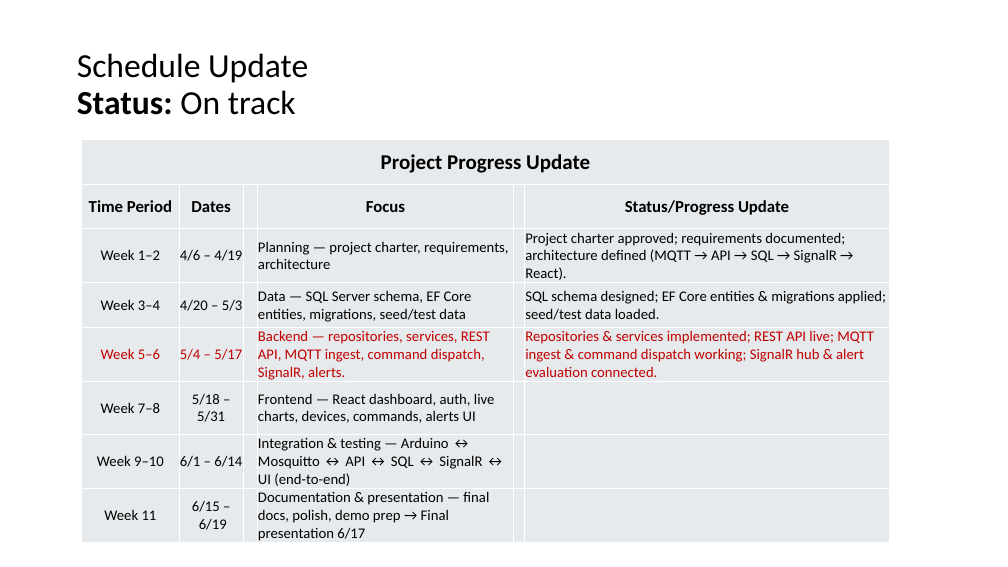
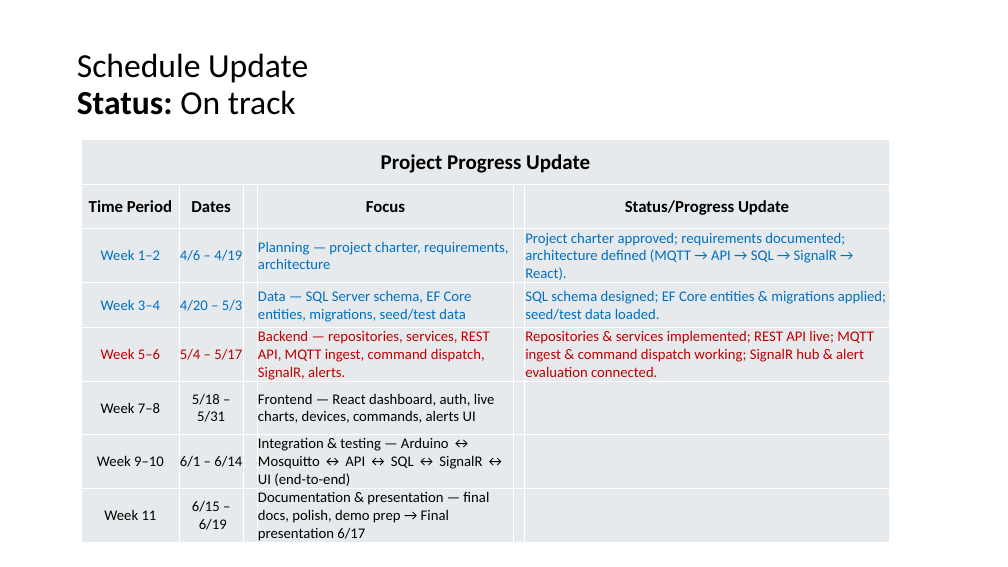
Before and after one commit to TranRTC/capstone_project, a slide deck: slide 2 of Documents/Presentation/Project Update/Project Update 3 (week5 & 6).pptx. Drawn at 1008x567 pixels with LibreOffice and Linux fonts; fonts in the diff are those of the drawing. Boxes give left, top, right and bottom in pixels: in the first picture for what was removed or moved away, otherwise in the second. Text is boxed around its words. In the diff, an @@ line names an element or a change of style, - is before the commit and + after.

```diff
--- a/Documents/Presentation/Project Update/Project Update 3 (week5 & 6).pptx
+++ b/Documents/Presentation/Project Update/Project Update 3 (week5 & 6).pptx
@@ table at bbox=[82, 140, 889, 545] @@
@@ text colour #000000 to #0070C0 in "Week 1–2", "4/6 – 4/19", "Planning — project charter, requirements, architecture", "Project charter approved; requirements documented; architect ..." and 4 more places @@
```
Also in this commit, not shown: 6 other files.
